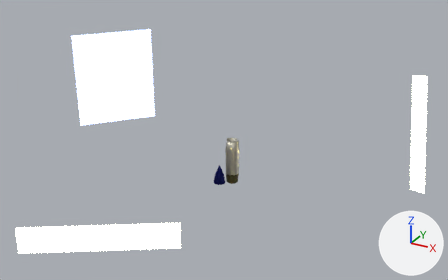
The Blender file blender/railgun-artillery-shell-body.blend: old version first, new version second.
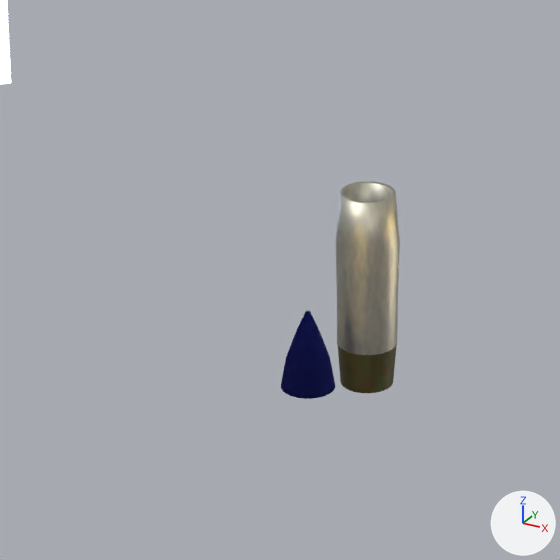
Each version appears first whole from a camera (50 mm lens) standing at (31.0, -58.5, 31.1) and looking at (-0.3, -1.4, 2.6), and next in a close-up on the part from 34% to 61% of the width and 35% to 79% of the height. The axes (+X, +Y, +Z) are drawn at lower right. The lights are the same throughout.

Before the edit, the objects in view are built like this:
```python
me_cylinder_001 = bpy.data.meshes.new('Cylinder.001')
me_cylinder_001.from_pydata(...)  # 224 vertices, 193 faces; spans x -1.56..1.56, y -1.56..1.56, z -3.33..6.86
me_cylinder_001.polygons.foreach_set('use_smooth', [True] * 193)
# faces by material slot: [128, 65]
me_cylinder_001.materials.append(mat_shell_body_001)
me_cylinder_001.materials.append(mat_shell_body_bottom_001)
me_cylinder_002 = bpy.data.meshes.new('Cylinder.002')
me_cylinder_002.from_pydata(...)  # 128 vertices, 97 faces; spans x -1.33..1.33, y -1.33..1.33, z -1.68..2.41
me_cylinder_002.polygons.foreach_set('use_smooth', [True] * 97)
# faces by material slot: [1, 96]
me_cylinder_002.materials.append(mat_shell_body_001)
me_cylinder_002.materials.append(mat_shell_body_top_001)
me_plane_002 = bpy.data.meshes.new('Plane.002')
me_plane_002.from_pydata([(-1.0, -1.0, 0.0), (1.0, -1.0, 0.0), (-1.0, 1.0, 0.0), (1.0, 1.0, 0.0)], [], [(0, 1, 3, 2)])
me_plane_002.materials.append(mat_material_001)  # white #e7e7e7
ob_cylinder_001 = bpy.data.objects.new('Cylinder.001', me_cylinder_001)
ob_cylinder_001.location = (-0.77, 1.49, -2.28)
ob_cylinder_001.scale = (0.539, 0.539, 0.539)
_m = ob_cylinder_001.modifiers.new('Solidify', 'SOLIDIFY')
_m.thickness = 0.2
ob_cylinder_002 = bpy.data.objects.new('Cylinder.002', me_cylinder_002)
ob_cylinder_002.location = (-1.61, -0.2, -2.75)
ob_cylinder_002.scale = (0.539, 0.539, 0.539)
ob_plane_002 = bpy.data.objects.new('Plane.002', me_plane_002)
ob_plane_002.location = (-27.38, 13.24, 1.64)
ob_plane_002.rotation_euler = (0.0, 1.57, -0.716)  # degrees (0, 90, -41)
ob_plane_002.scale = (7.07, 5.91, 1.0)
```
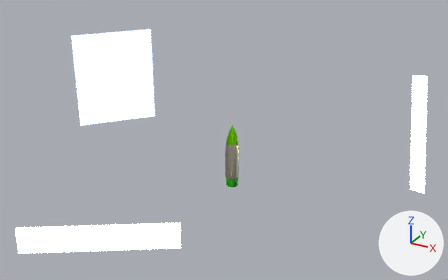
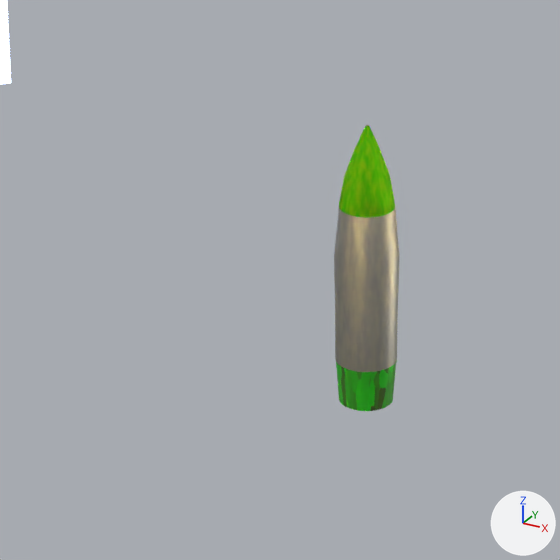
Commit message: added sprite for rampant

Changed parts and their boxes (x1, y1, x2, y2) in the close-ups (560 x 560 px):
'Top Rampant Incendiary.001', added
    after: (334, 125, 400, 411)
    faces in mat_shell_body_001: (334, 125, 400, 372)
    faces in mat_shell_body_top_006: (339, 126, 395, 218)
    faces in mat_shell_body_bottom_006: (336, 361, 397, 411)
'Cylinder.001', deleted
    before: (336, 182, 400, 393)
    faces in mat_shell_body_001: (336, 182, 400, 355)
    faces in mat_shell_body_bottom_001: (337, 344, 397, 393)
'Cylinder.002', deleted
    before: (281, 310, 335, 399)
    faces in mat_shell_body_top_001: (281, 311, 335, 399)

What changed in the scene script:
```text
Add mat_shell_body_bottom_006:
    mat_shell_body_bottom_006 = bpy.data.materials.new('shell body bottom.006')
    # nodes: BsdfPrincipled, MixShader, OutputMaterial, TexVoronoi
    # colours: dark green #465126, green #17e117
Add mat_shell_body_top_006:
    mat_shell_body_top_006 = bpy.data.materials.new('shell body top.006')
    # nodes: BsdfMetallic, Mix, OutputMaterial, TexNoise
    # colours: green #17e117, dark green #4e630b
Add me_cylinder_006:
    me_cylinder_006.from_pydata(...)  # 320 vertices, 290 faces; spans x -1.56..1.56, y -1.56..1.56, z -3.33..10.95
    me_cylinder_006.polygons.foreach_set('use_smooth', [True] * 290)
    # faces by material slot: [129, 96, 65]
    me_cylinder_006.materials.append(mat_shell_body_001)
    me_cylinder_006.materials.append(mat_shell_body_top_006)
    me_cylinder_006.materials.append(mat_shell_body_bottom_006)
Remove ob_cylinder_001:
    ob_cylinder_001 = bpy.data.objects.new('Cylinder.001', me_cylinder_001)
    ob_cylinder_001.location = (-0.77, 1.49, -2.28)
    ob_cylinder_001.scale = (0.539, 0.539, 0.539)
    _m = ob_cylinder_001.modifiers.new('Solidify', 'SOLIDIFY')
    _m.thickness = 0.2
Remove ob_cylinder_002:
    ob_cylinder_002 = bpy.data.objects.new('Cylinder.002', me_cylinder_002)
    ob_cylinder_002.location = (-1.61, -0.2, -2.75)
    ob_cylinder_002.scale = (0.539, 0.539, 0.539)
Add ob_top_rampant_incendiary_001:
    ob_top_rampant_incendiary_001 = bpy.data.objects.new('Top Rampant Incendiary.001', me_cylinder_006)
    ob_top_rampant_incendiary_001.location = (0.0, 0.0, -1.92)
    ob_top_rampant_incendiary_001.scale = (0.539, 0.539, 0.539)
```
